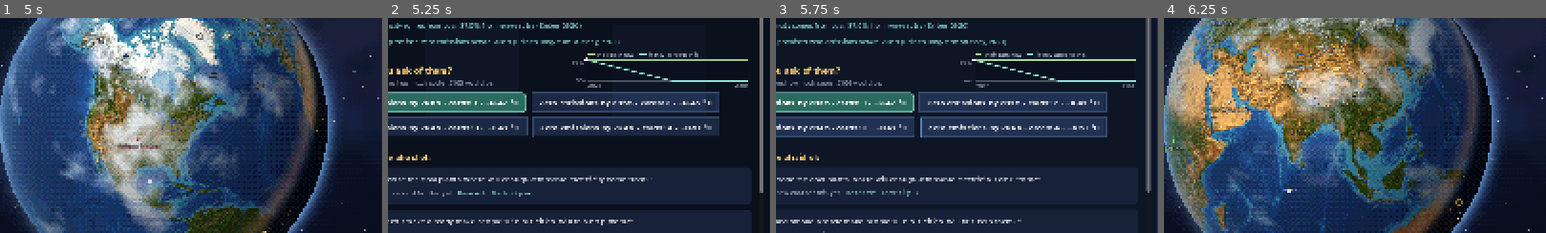
Above: before the commit, frames 1-4 (left to right).
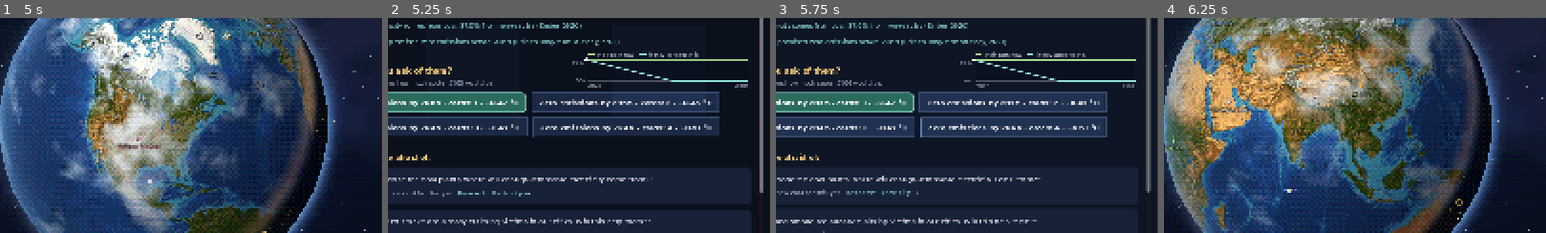
Above: after the commit, the same moments.

Repository: roadside/aether
Game: Godot game, scene res://scenes/main.tscn
The game is run twice, just before and just after one commit, with the same random seed, the same clock (stepped at 60 frames per second) and the same inputs. Sound files missing from this copy of the repository are replaced by a short silence.
Inputs (mouse positions are % of the whole screen's width and height, from its top left):
- Up to frame 1 (5 s): tap Enter at 0.5 s; drag from (50, 50) to (60, 28) at 0.52 s; click "Let's start!" at 1.25 s; click "Next 5 years ▶" at 2 s; click (10, 22) at 2.77 s; click (10, 47) at 3.52 s; drag from (50, 49) to (45, 70) at 4.27 s
- Up to frame 2 (5.25 s): click (10, 71) at 5.02 s
- Up to frame 3 (5.75 s): no input
- Up to frame 4 (6.25 s): click (90, 22) at 5.77 s
The pictures show only the part of the screen within x 29-79%, y 25-75%; the shares and areas given below are measured in that part.

Frame 1 is identical in both runs. In frame 2, 0.8% of the frame differs, in the area x 11-69%, y 92-97%; in frame 3, 0.7%; in frame 4, nothing differs.

Commit message:
Zoltán szövegcseréi: Innen jön…, áram …-át állítják elő, egészség-aggodalom
Co-Authored-By: Claude Fable 5.2 <noreply@anthropic.com>
Claude-Session: https://claude.ai/code/session_01T6sPwaPiVjASr8DLyjC9bo

Diff:
--- a/adatok/csoportok.json
+++ b/adatok/csoportok.json
@@ -34,7 +34,7 @@
      "forras_en": "Global Carbon Budget 2026"
     },
     {
-     "szoveg": "Az áram 47,7%-a megújuló forrásból származik",
+     "szoveg": "Az áram 47,7%-át megújuló forrásból állítják elő",
      "szoveg_en": "47.7% of electricity comes from renewables",
      "forras": "Ember 2026",
      "link": "https://ourworldindata.org/electricity-mix",
@@ -81,7 +81,7 @@
      "forras_en": "Global Carbon Budget 2026"
     },
     {
-     "szoveg": "Az áram 16,3%-a szénből származik",
+     "szoveg": "Az áram 16,3%-át szénből állítják elő",
      "szoveg_en": "16.3% of electricity comes from coal",
      "forras": "Ember 2026",
      "link": "https://ourworldindata.org/electricity-mix",
@@ -121,7 +121,7 @@
      "forras_en": "Global Carbon Budget 2026"
     },
     {
-     "szoveg": "Az áram 54,3%-a szénből, 37,0%-a megújuló forrásból származik",
+     "szoveg": "Az áram 54,3%-át szénből, 37,0%-át megújuló forrásból állítják elő",
      "szoveg_en": "54.3% of electricity comes from coal, 37.0% from renewables",
      "forras": "Ember 2026",
      "link": "https://ourworldindata.org/electricity-mix",
@@ -161,7 +161,7 @@
      "forras_en": "Global Carbon Budget 2026"
     },
     {
-     "szoveg": "Az áram 70,8%-a szénből származik",
+     "szoveg": "Az áram 70,8%-át szénből állítják elő",
      "szoveg_en": "70.8% of electricity comes from coal",
      "forras": "Ember 2026",
      "link": "https://ourworldindata.org/electricity-mix",
--- a/scripts/i18n_3.gd
+++ b/scripts/i18n_3.gd
@@ -22,8 +22,8 @@
 	"A hőmérsékleti sáv azért ilyen széles, mert nem tudjuk pontosan, mennyire érzékeny a Föld.": "The temperature band is this wide because we do not know exactly how sensitive the Earth is.",
 	"A tenger kb. %s cm-rel magasabb": "The sea is about %s cm higher",
 	"A tenger már most is emelkedik nálunk. Mit ér nekünk egy távoli ígéret?": "The sea is already rising here. What good is a distant promise to us?",
-	"A világ CO2-kibocsátásának %s%%-a": "%s%% of the world's CO2 emissions",
-	"A városainkban már most betegít a hőség és a füst. Segít ez rajtuk?": "Heat and smoke already make people ill in our cities. Will this help them?",
+	"Innen jön a világ CO2-kibocsátásának %s%%-a": "%s%% of the world's CO2 emissions",
+	"A városainkban a hőség és a füst már most szedi áldozatait. Segít ez rajtuk?": "Heat and smoke are already claiming victims in our cities. Will this help them?",
 	"Akit ez aggaszt: %s": "Who worries about this: %s",
 	"Amitől tartanak:": "What they are afraid of:",
 	"Az erdő és a föld adja a megélhetésünket. Ki fizeti meg, ha érintetlenül hagyjuk?": "The forest and the land give us a living. Who pays if we leave them untouched?",
--- a/scripts/main.gd
+++ b/scripts/main.gd
@@ -24,7 +24,7 @@
 	"munka": "A gyáraink, az autóink és a fűtésünk szénnel, olajjal, gázzal működnek. Mivel váltjuk ki ezeket?",
 	"elelem": "Előbb az embereknek kell enniük. Nem kockáztathatjuk a termést.",
 	"part": "A tenger már most is emelkedik nálunk. Mit ér nekünk egy távoli ígéret?",
-	"egeszseg": "A városainkban már most betegít a hőség és a füst. Segít ez rajtuk?",
+	"egeszseg": "A városainkban a hőség és a füst már most szedi áldozatait. Segít ez rajtuk?",
 	"ketseg": "Biztos, hogy az ember okozza? És számít egyáltalán, amit mi teszünk?",
 	"olaj": "Az olaj és a gáz a bevételünk. Mit tehetünk úgy, hogy ne menjünk tönkre?",
 	"erdo": "Az erdő és a föld adja a megélhetésünket. Ki fizeti meg, ha érintetlenül hagyjuk?",
@@ -871,7 +871,7 @@
 	(_group_cards[g["id"]]["taj"] as TextureRect).texture = _land_tex(g)
 	var name_l := UI.label(L.field(g, "nev"), 20, col, true, false)
 	v.add_child(name_l)
-	v.add_child(_lbl(L.t("A világ CO2-kibocsátásának %s%%-a") % L.num_short(float(g["co2_resz"]) * 100.0, 0), 13, UI.MUTE))
+	v.add_child(_lbl(L.t("Innen jön a világ CO2-kibocsátásának %s%%-a") % L.num_short(float(g["co2_resz"]) * 100.0, 0), 13, UI.MUTE))
 	# a mostani kibocsátásuk a maihoz képest
 	var bar := ProgressBar.new()
 	bar.show_percentage = false
@@ -2035,7 +2035,7 @@
 	big_land.texture = _land_tex(g)
 	big_land.size_flags_vertical = Control.SIZE_SHRINK_CENTER
 	top_row.add_child(big_land)
-	var top_l := UI.label(L.t("A világ CO2-kibocsátásának %s%%-a") % L.num_short(float(g["co2_resz"]) * 100.0, 0), 16, UI.SOFT)
+	var top_l := UI.label(L.t("Innen jön a világ CO2-kibocsátásának %s%%-a") % L.num_short(float(g["co2_resz"]) * 100.0, 0), 16, UI.SOFT)
 	top_l.size_flags_horizontal = Control.SIZE_EXPAND_FILL
 	top_l.size_flags_vertical = Control.SIZE_SHRINK_CENTER
 	top_row.add_child(top_l)
Not shown, changed: docs/lektoralni_szovegek.md
